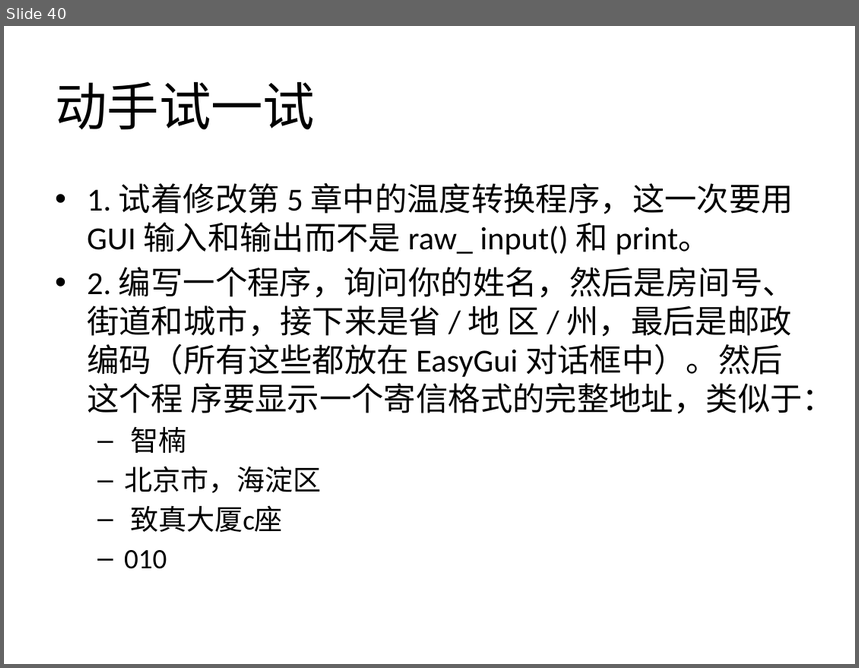
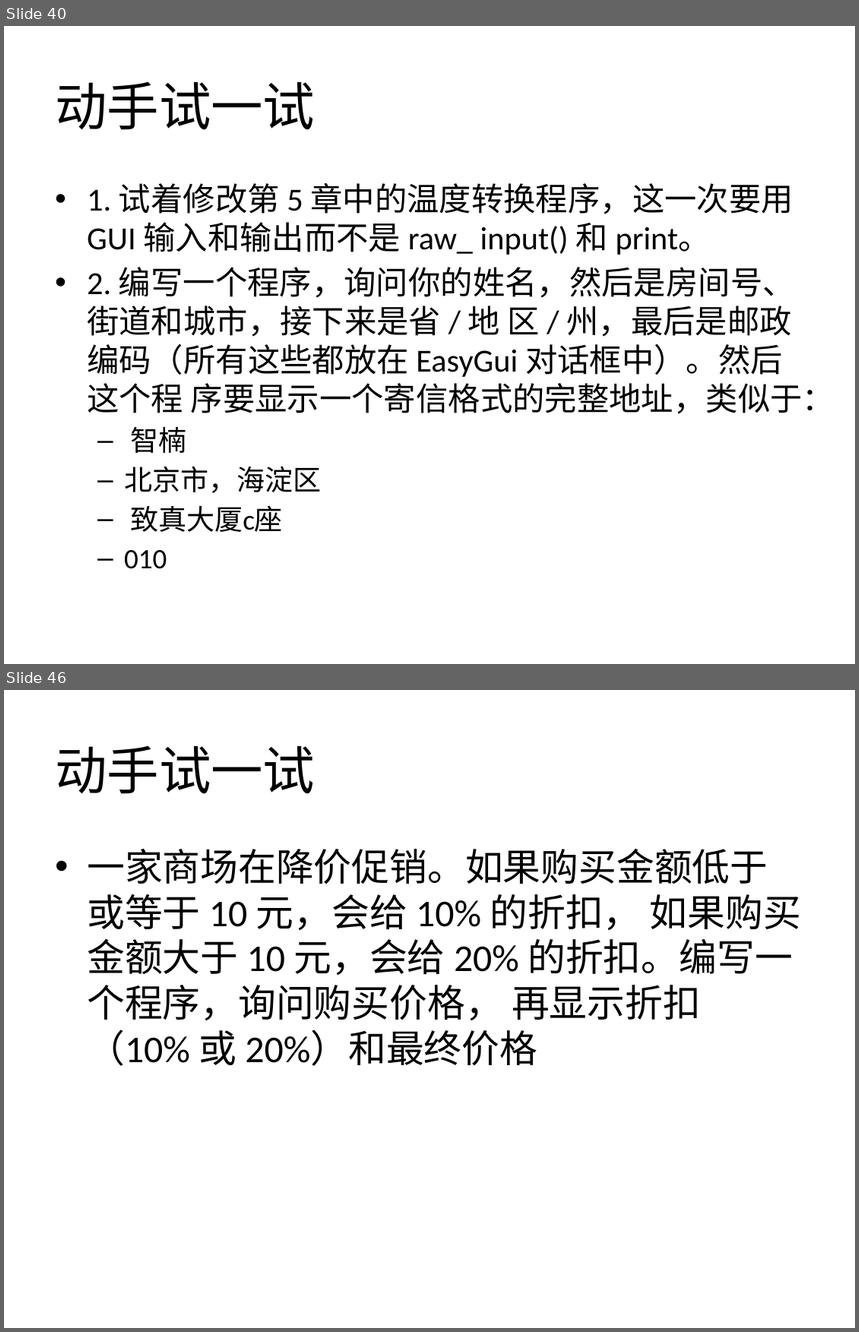
Before and after one commit to zhinan18/Python3, a slide deck: readme/Python3.pptx. Shown one above the other, each under a label of ours: slide 40 before the commit, slides 40 and 46 after it; the slides between them are not shown. The pictures are 859x668 and 859x1332 pixels, drawn with LibreOffice and Linux fonts; fonts in the diff are those of the drawing. Boxes give left, top, right and bottom in pixels: in the first picture for what was removed or moved away, otherwise in the second. Text is boxed around its words. In the diff, an @@ line names an element or a change of style, - is before the commit and + after.

```diff
--- a/readme/Python3.pptx
+++ b/readme/Python3.pptx
@@ slide 46 added at box(4, 690, 855, 1328), background #FFFFFF @@
@@ title added at box(55, 745, 315, 794), 44 pt, text #000000 @@
+动手试一试
@@ text added at box(87, 849, 801, 1066), 32 pt, text #000000 @@
+• 一家商场在降价促销。如果购买金额低于或等于 10 元，会给 10% 的折扣， 如果购买金额大于 10 元，会给 20% 的折扣。编写一个程序，询问购买价格， 再显示折扣（10% 或 20%）和最终价格
```
Also in this commit, not shown: 20 other slides added, 15 other files.
